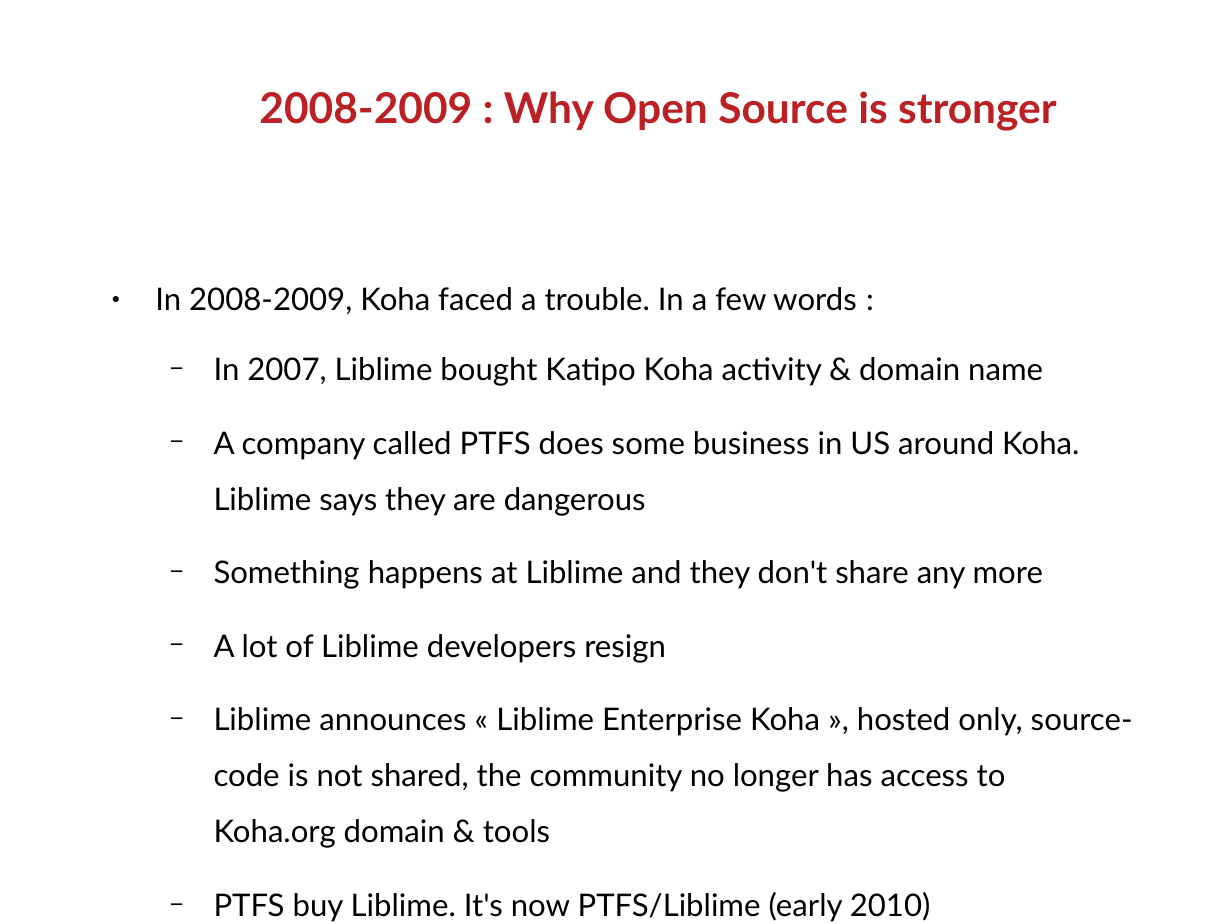
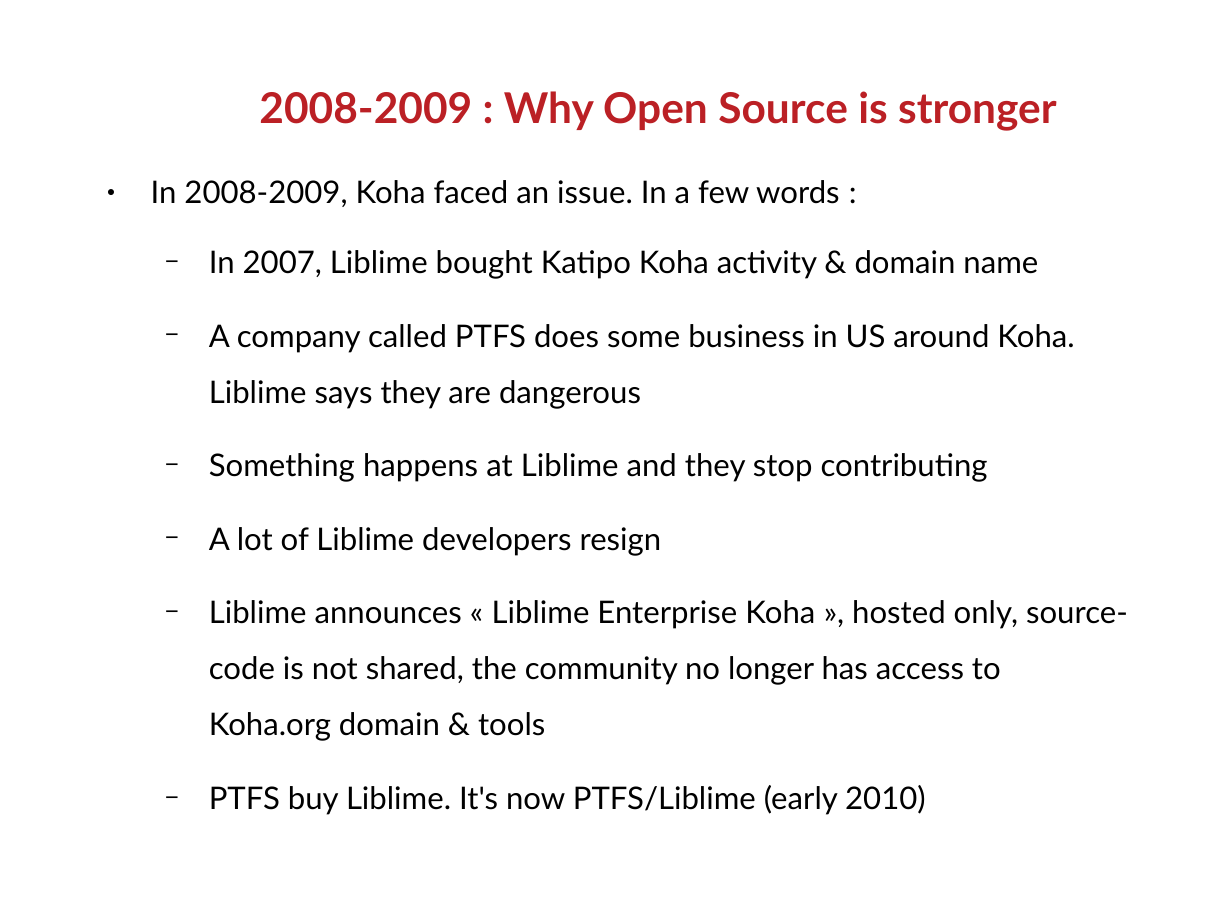
Before and after one commit to ranginui/presentation, a slide deck: slide 13 of melbourne_2016/history.odp. Drawn at 1232x924 pixels with LibreOffice and Linux fonts; fonts in the diff are those of the drawing; background and template pictures are left out. Boxes give left, top, right and bottom in pixels: in the first picture for what was removed or moved away, otherwise in the second. Text is boxed around its words. In the diff, an @@ line names an element or a change of style, - is before the commit and + after.

```diff
--- a/melbourne_2016/history.odp
+++ b/melbourne_2016/history.odp
@@ text "In 2008-2009, Koha faced an ...": place and size @@
-text "In 2008-2009, Koha faced an ..." at (155, 287, 1133, 922)
+text "In 2008-2009, Koha faced an ..." at (151, 180, 1128, 815)
@@ text at (151, 180, 840, 207): text changed @@
-● In 2008-2009, Koha faced a trouble. In a few words :
+● In 2008-2009, Koha faced an issue. In a few words :
@@ text at (209, 453, 988, 482): text changed @@
-  − Something happens at Liblime and they don't share any more
+  − Something happens at Liblime and they stop contributing
```
Also in this commit, not shown: 5 other slides changed.
